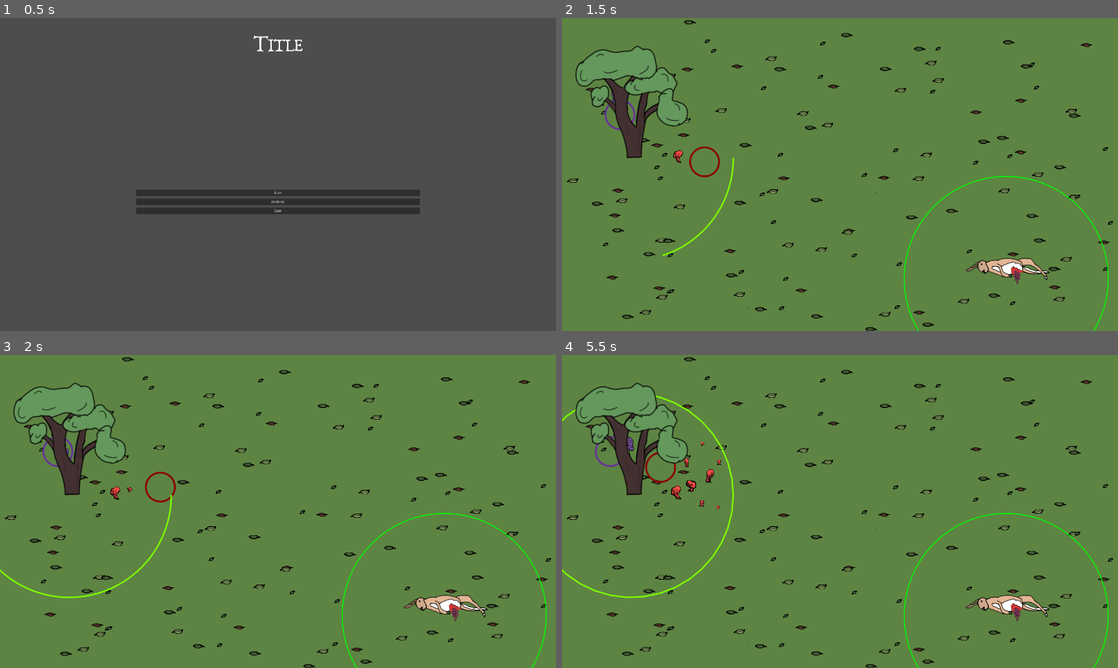
Above: before the commit, frames 1-4 (two rows, left to right).
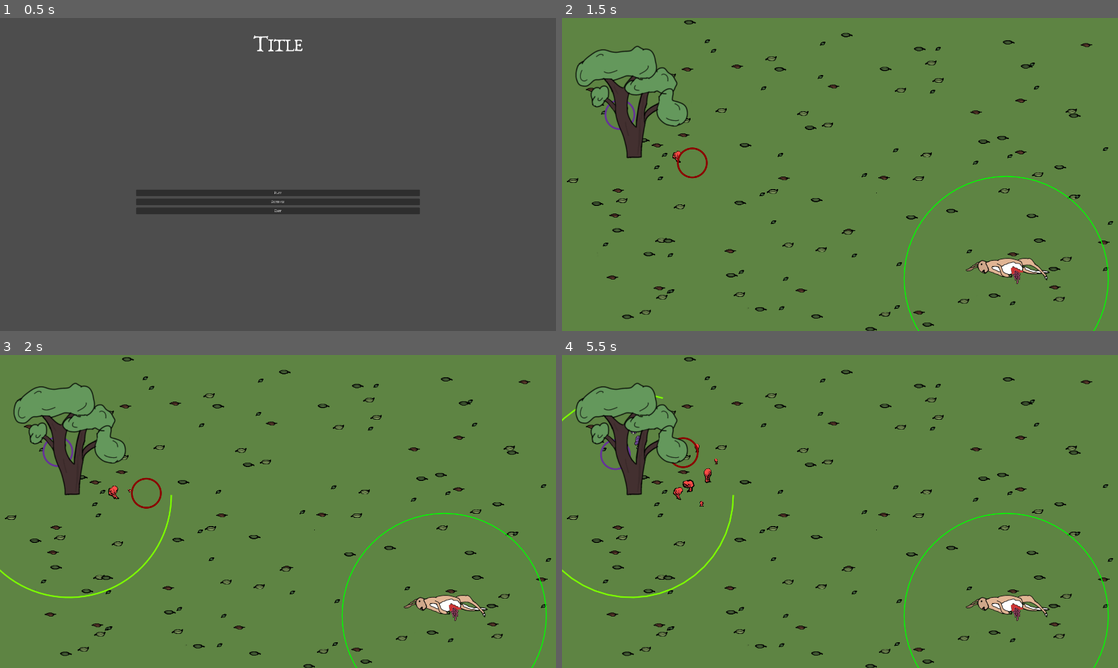
Above: after the commit, the same moments.

Repository: carcinizer/slavic-2025
Game: Godot game, scene res://scenes/main_menu.tscn
The game is run twice, just before and just after one commit, with the same random seed, the same clock (stepped at 60 frames per second) and the same inputs.
Inputs:
- Up to frame 1 (0.5 s): no input
- Up to frame 2 (1.5 s): click "Play" at 0.5 s; tap Enter at 1.25 s; hold Right (right1) from 1.28 s (still down); tap S (down2) at 1.35 s
- Up to frame 3 (2 s): keep holding Right (right1)
- Up to frame 4 (5.5 s): release Right (right1) at 2.03 s; hold Down (down1) 2.03-2.78 s; tap one key every 0.75 s from 2.1 s: A (left2) D (right2) W (up2) S (down2) A (left2); hold Right (right1) 2.78-3.53 s; hold Up (up1) 3.53-4.28 s; hold Left (left1) from 4.28 s (still down)

Frame 1 is identical in both runs. In frame 2, 0.4% of the frame differs, in the area x 8-31%, y 23-77%; in frame 3, 0.3%; in frame 4, 0.8%, in the area x 0-31%, y 13-78%.

Commit message:
Exploding

Diff:
--- a/scenes/mushroom.tscn
+++ b/scenes/mushroom.tscn
@@ -8,6 +8,8 @@
 
 [sub_resource type="CircleShape2D" id="CircleShape2D_qxrkd"]
 radius = 70.0
+
+[sub_resource type="CircleShape2D" id="CircleShape2D_6c3h1"]
 
 [node name="Mushroom" type="StaticBody2D"]
 z_as_relative = false
@@ -29,3 +31,9 @@
 
 [node name="CollisionShape2D" type="CollisionShape2D" parent="NeighborRange"]
 shape = SubResource("CircleShape2D_qxrkd")
+
+[node name="ExplosionArea" type="Area2D" parent="."]
+monitorable = false
+
+[node name="CollisionShape2D" type="CollisionShape2D" parent="ExplosionArea"]
+shape = SubResource("CircleShape2D_6c3h1")
--- a/src/cursor.gd
+++ b/src/cursor.gd
@@ -69,8 +69,8 @@
 		if mushroom.hp > mushroom.max_hp:
 			if try_spawn_mushroom(nearby_mushrooms):
 				mushroom.hp -= starting_hp
-			else:
-				mushroom.hp = mushroom.max_hp
+			#else:
+				#mushroom.hp = mushroom.max_hp
 
 
 func try_spawn_mushroom(nearby_mushrooms: Array[Mushroom]) -> bool:
--- a/src/mushroom.gd
+++ b/src/mushroom.gd
@@ -1,11 +1,16 @@
 class_name Mushroom
-extends Node2D
+extends StaticBody2D
 
 @export var player_id := 0
 @export var hp := 20.0
-@export var max_hp := 100.0
+## Treshold to which the mushrom will decay if grown beyond it
+@export var max_growth := 100.0
+@export var max_hp := 120.0
 @export var growth_speed := 10.0
+## HP/s lost if hp > max_growth
+@export var overgrowth_decay_speed := 0
 @export var radius := 25
+@export var explosion_radius := 150
 
 @export var time_until_starts_dying := 3.0
 @export var death_speed := 0.04
@@ -20,6 +25,7 @@
 
 var target_rotation = 0
 const rotation_threshold = 0.01
+
 
 @onready var prev_hp = hp
 
@@ -43,6 +49,9 @@
 		sprite.flip_h = true
 	on_spawn.call_deferred()
 
+	## Set explosion area
+	$ExplosionArea/CollisionShape2D.shape.radius = explosion_radius
+
 func on_spawn():
 	my_cursor = GLOB.all_cursors[player_id]
 	check_for_connections()
@@ -55,7 +64,7 @@
 	GLOB.all_mushrooms.erase(self)
 	my_cursor.my_mushrooms.erase(self)
 
-func _process(_delta: float):
+func _physics_process(_delta: float):
 	time_since_spawn += _delta
 	if my_tree == null and time_since_spawn > time_until_starts_dying:
 		hp -= death_speed
@@ -70,6 +79,43 @@
 
 	rotation = lerp(rotation, target_rotation, abs(prev_hp-hp) * 0.1)
 	prev_hp = hp
+
+	## Overgrowing
+	if hp >= max_hp:
+		explode()
+	if hp >= max_growth:
+		#$ExplosionArea.monitoring = true
+		hp -= overgrowth_decay_speed * _delta
+	#else: $ExplosionArea.monitoring = false
+	print($ExplosionArea.has_overlapping_bodies())
+
+
+func explode():
+	### Create an Area2D child
+	#var exploding_area: Area2D = Area2D.new()
+	#add_child(exploding_area)
+	#var collision_shape: CollisionShape2D = CollisionShape2D.new()
+	#exploding_area.add_child(collision_shape)
+	#var shape: CircleShape2D = CircleShape2D.new()
+	#shape.radius = explosion_radius
+	#collision_shape.shape = shape
+
+	## Get overlapping mushrooms
+	#var hits: Array[Mushroom]
+	var collisions_in_range: Array[Node2D] = \
+	$ExplosionArea.get_overlapping_bodies()#.filter(
+		#func(x): return x is Mushroom)
+	#hits.assign(collisions_in_range)
+
+	## Affect every mushroom in range
+
+	for shroom in collisions_in_range:
+		shroom.die()
+
+	## TODO Visual effects
+
+	die()
+
 
 func _exit_tree() -> void:
 	GLOB.all_mushrooms.erase(self)
Not shown: 1 places in scenes/mushroom.tscn that only renumber resources
